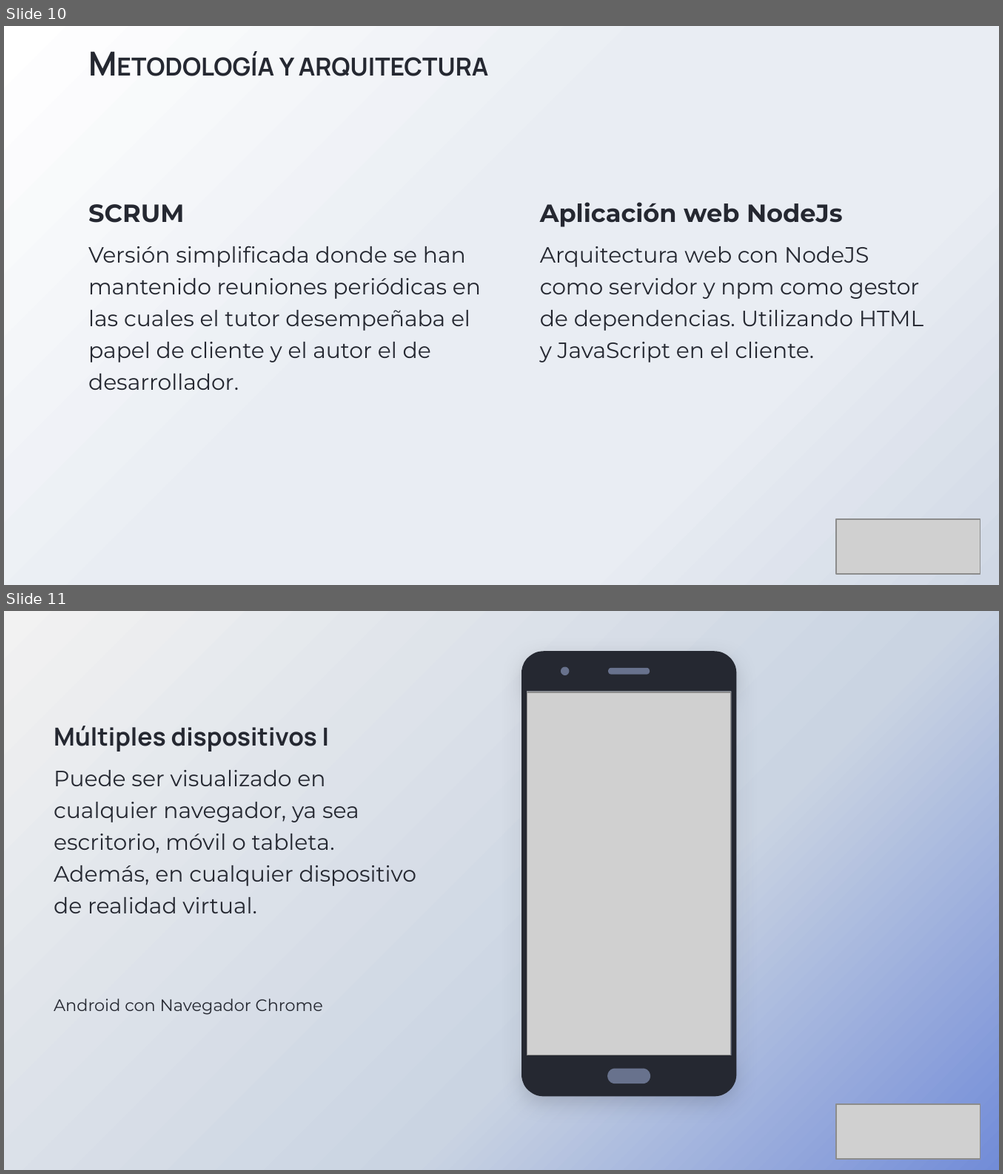
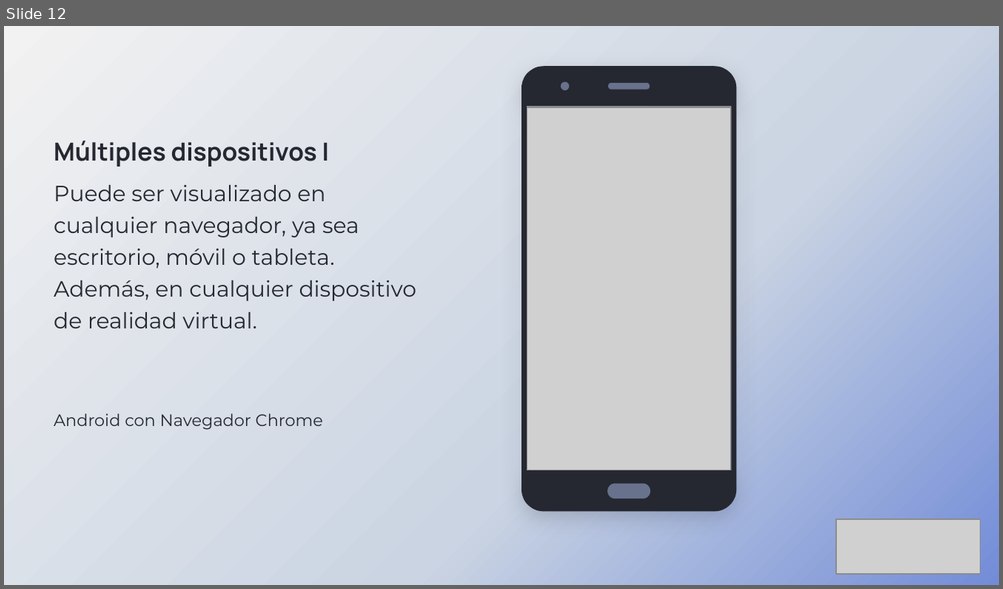
Before and after one commit to adrixp/MemoriaTFG-AdrianPizarroSerrano, a slide deck: PresentaciónTFG_Adrián_Pizarro_Serrano.pptx. Shown one above the other, each under a label of ours: slides 10 and 11 before the commit, slide 12 after it. The pictures are 1003x1174 and 1003x589 pixels, drawn with LibreOffice and Linux fonts; fonts in the diff are those of the drawing; grey boxes stand for pictures; background and template pictures are left out. Boxes give left, top, right and bottom in pixels: in the first picture for what was removed or moved away, otherwise in the second. Text is boxed around its words. In the diff, an @@ line names an element or a change of style, - is before the commit and + after.

```diff
--- a/PresentaciónTFG_Adrián_Pizarro_Serrano.pptx
+++ b/PresentaciónTFG_Adrián_Pizarro_Serrano.pptx
@@ slide 10 removed at [4, 26, 999, 585], background gradient #FFFFFF to #E9EDF3 to #D0D8E5 @@
@@ text removed at [279, 57, 489, 76] @@
-METODOLOGÍA Y ARQUITECTURA
@@ text removed at [540, 202, 923, 363] @@
-Aplicación web NodeJs
-Arquitectura web con NodeJS como servidor y npm como gestor de dependencias. Utilizando HTML y JavaScript en el cliente.
@@ text removed at [88, 204, 481, 390] @@
-SCRUM
-Versión simplificada donde se han mantenido reuniones periódicas en las cuales el tutor desempeñaba el papel de cliente y el autor el de desarrollador.
@@ picture removed at [836, 520, 979, 574] @@
@@ what was slide 11 is now slide 12 @@
```
Also in this commit, not shown: 4 slides changed, 2 slides added.
